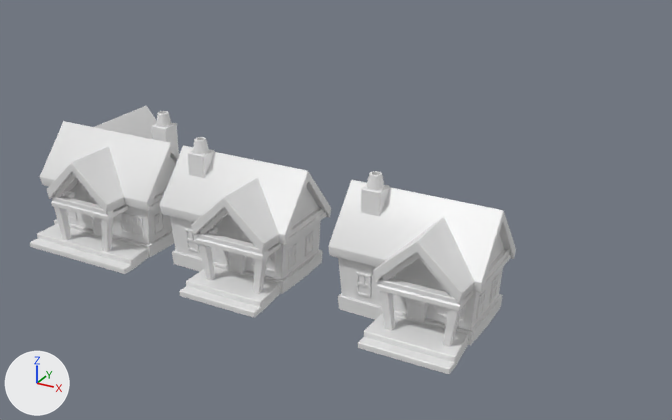
What one commit did to the FBX model Assets/art/houses.fbx.
One viewpoint serves both versions: a 50 mm camera at (17.3, -24.5, 15.3) aimed at (0.7, 5.7, 0.2). The axes (+X, +Y, +Z) are drawn at lower left. The lights are the same throughout. Where no turn or scale is listed for an object, it has been applied to the vertices.

Names of what the first picture shows: 'house1', 'house2', 'house3'.
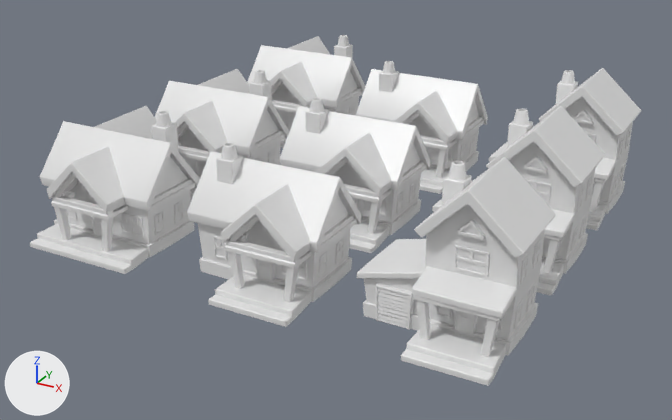
The newer file is also turned or shifted as a whole; pictures and numbers use the older file's frame.

Changed parts and their boxes (x1, y1, x2, y2) in the pictures (672 x 420 px; the box of a moved part takes in the faces that stretch with it):
'house3', mesh moved, reshaped (7% narrower, 9% shorter): before (328, 171, 516, 374); after (187, 143, 361, 327)
'house1', mesh moved, reshaped (12% narrower, 14% shorter): before (159, 137, 331, 317); after (279, 98, 431, 253)
'house3_orange', added: after (357, 157, 556, 386)
'house3_green', added: after (432, 106, 605, 295)
'house2_blue', added: after (155, 69, 289, 201)
'house1_green', added: after (356, 61, 488, 194)
'house3_purple', added: after (489, 68, 641, 230)
'house2_orange', added: after (247, 35, 366, 148)
part 1 of me_cube_031, moved or reshaped: before (159, 137, 331, 317); after (187, 143, 361, 327)

Edits to the bpy script that builds the scene:
```text
Change me_cube_031:
    where me_cube_031.from_pydata(...)  # 1629 vertices, 1581 faces; spans x -2.56..2.61, y 0.0..4.59, z -1.82..2.86
    used by ob_house1; location = (0.0, 0.0, 0.0); rotation_euler = (1.571, 0.0, 0.0), in degrees (90, 0, 0)
    me_cube_031 part 1: the whole mesh is moved by (-5.57, 0.0, 0.0)
Add me_cube_034:
    me_cube_034.from_pydata(...)  # 1629 vertices, 1581 faces; spans x -1.36..3.8, y 0.0..4.59, z -7.81..-3.13
    me_cube_034.materials.append(mat_city)  # white #e7e7e7
Add me_cube_037:
    me_cube_037.from_pydata(...)  # 1726 vertices, 1663 faces; spans x -2.59..2.61, y -2.52..3.37, z 0.0..4.85
    me_cube_037.materials.append(mat_city)  # white #e7e7e7
Add me_cube_038:
    me_cube_038.from_pydata(...)  # 1726 vertices, 1663 faces; spans x -2.59..2.61, y -2.52..3.37, z 0.0..4.85
    me_cube_038.materials.append(mat_city)  # white #e7e7e7
Add me_cube_039:
    me_cube_039.from_pydata(...)  # 1867 vertices, 1832 faces; spans x -2.82..2.6, y -2.86..1.85, z 0.0..5.19
    me_cube_039.materials.append(mat_city)  # white #e7e7e7
Add me_cube_035:
    me_cube_035.from_pydata(...)  # 1629 vertices, 1581 faces; spans x -2.56..2.61, y -2.86..1.82, z 0.0..4.59
    me_cube_035.materials.append(mat_city)  # white #e7e7e7
Add me_cube_033_1:
    me_cube_033_1.from_pydata(...)  # 1867 vertices, 1832 faces; spans x -2.82..2.6, y -2.86..1.85, z 0.0..5.19
    me_cube_033_1.materials.append(mat_city)  # white #e7e7e7
Add me_cube_040:
    me_cube_040.from_pydata(...)  # 1867 vertices, 1832 faces; spans x -2.82..2.6, y -2.86..1.85, z 0.0..5.19
    me_cube_040.materials.append(mat_city)  # white #e7e7e7
Change ob_house1:
    ob_house1: bpy.data.objects.new('house1', me_cube_031) -> bpy.data.objects.new('house1', me_cube_034)
Change ob_house3:
    ob_house3: bpy.data.objects.new('house3', me_cube_033) -> bpy.data.objects.new('house3', me_cube_031)
Add ob_house2_blue:
    ob_house2_blue = bpy.data.objects.new('house2_blue', me_cube_037)
    ob_house2_blue.location = (-5.69, 6.47, 0.0)
Add ob_house2_orange:
    ob_house2_orange = bpy.data.objects.new('house2_orange', me_cube_038)
    ob_house2_orange.location = (-5.69, 13.86, 0.0)
Add ob_house3_green:
    ob_house3_green = bpy.data.objects.new('house3_green', me_cube_039)
    ob_house3_green.location = (7.97, 6.05, 0.0)
Add ob_house1_green:
    ob_house1_green = bpy.data.objects.new('house1_green', me_cube_035)
    ob_house1_green.location = (1.2, 12.48, 0.0)
Add ob_house3_orange:
    ob_house3_orange = bpy.data.objects.new('house3_orange', me_cube_033_1)
    ob_house3_orange.location = (7.97, 0.0, 0.0)
Add ob_house3_purple:
    ob_house3_purple = bpy.data.objects.new('house3_purple', me_cube_040)
    ob_house3_purple.location = (7.97, 12.0, 0.0)
```
